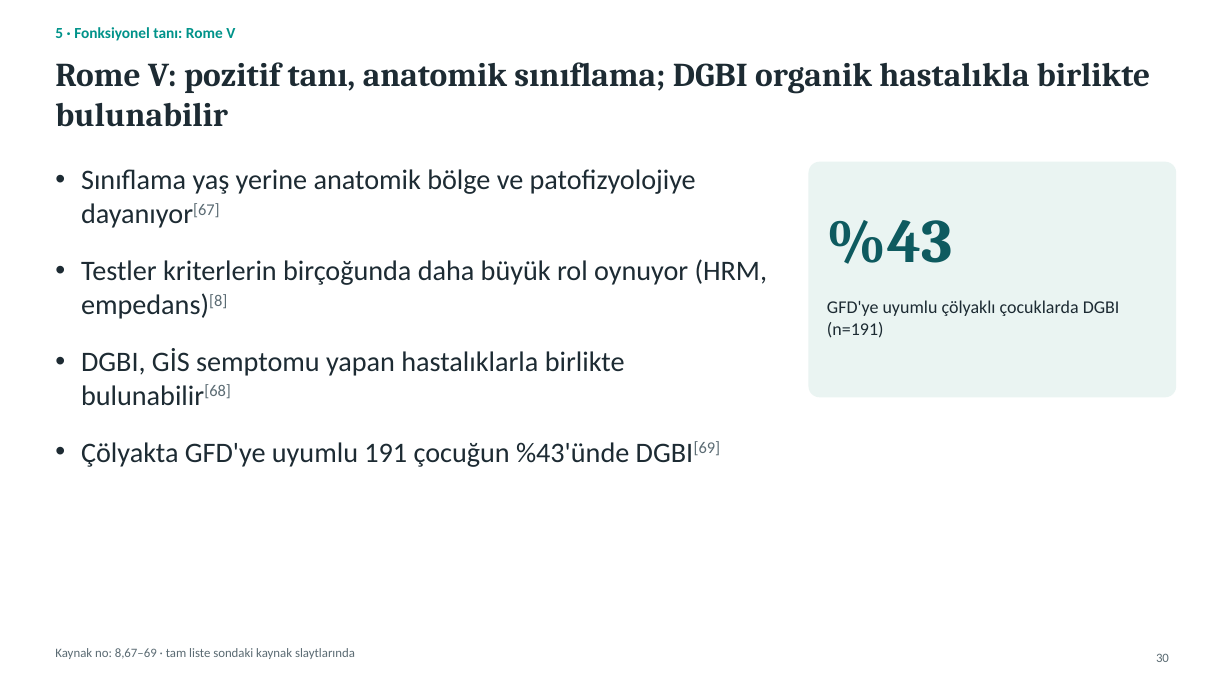
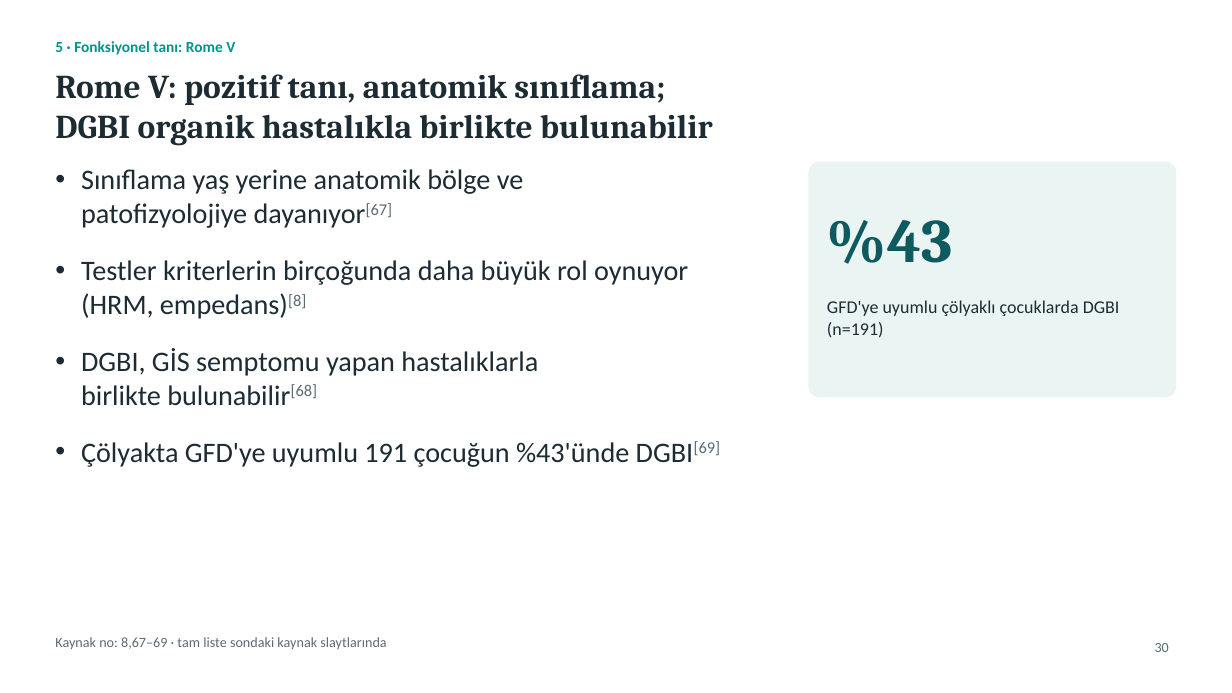
Before and after one commit to gokhanbirsen1992-sketch/sunu-, a slide deck: slide 30 of Sunum_KronikKusma/output/KronikKusmaYaklasim.pptx. Drawn at 1232x693 pixels with LibreOffice and Linux fonts; fonts in the diff are those of the drawing. Boxes give left, top, right and bottom in pixels: in the first picture for what was removed or moved away, otherwise in the second. Text is boxed around its words. In the diff, an @@ line names an element or a change of style, - is before the commit and + after.

```diff
--- a/Sunum_KronikKusma/output/KronikKusmaYaklasim.pptx
+++ b/Sunum_KronikKusma/output/KronikKusmaYaklasim.pptx
@@ text "5 · Fonksiyonel tanı: Rome ...": place and size @@
-text "5 · Fonksiyonel tanı: Rome ..." at [55,27,235,41]
+text "5 · Fonksiyonel tanı: Rome ..." at [55,41,235,55]
@@ title at [55,74,713,145]: text changed @@
-Rome V: pozitif tanı, anatomik sınıflama; DGBI organik hastalıkla birlikte bulunabilir
+Rome V: pozitif tanı, anatomik sınıflama;
+DGBI organik hastalıkla birlikte bulunabilir
@@ text "Sınıflama yaş yerine anatomik bölge ..." rewrapped from [81,169,768,467] to [81,169,721,467] @@
@@ text "Kaynak no: 8,67–69 · tam ...": place and size @@
-text "Kaynak no: 8,67–69 · tam ..." at [55,648,355,659]
+text "Kaynak no: 8,67–69 · tam ..." at [55,637,386,650]
@@ text "Kaynak no: 8,67–69 · tam ..." at [55,637,386,650]: size 10 to 11 pt @@
@@ page number: place and size @@
-page number at [1156,653,1169,662]
+page number at [1155,643,1169,652]
@@ page number at [1155,643,1169,652]: size 10 to 11 pt @@
```
Also in this commit, not shown: 46 other slides changed, 9 other files.
